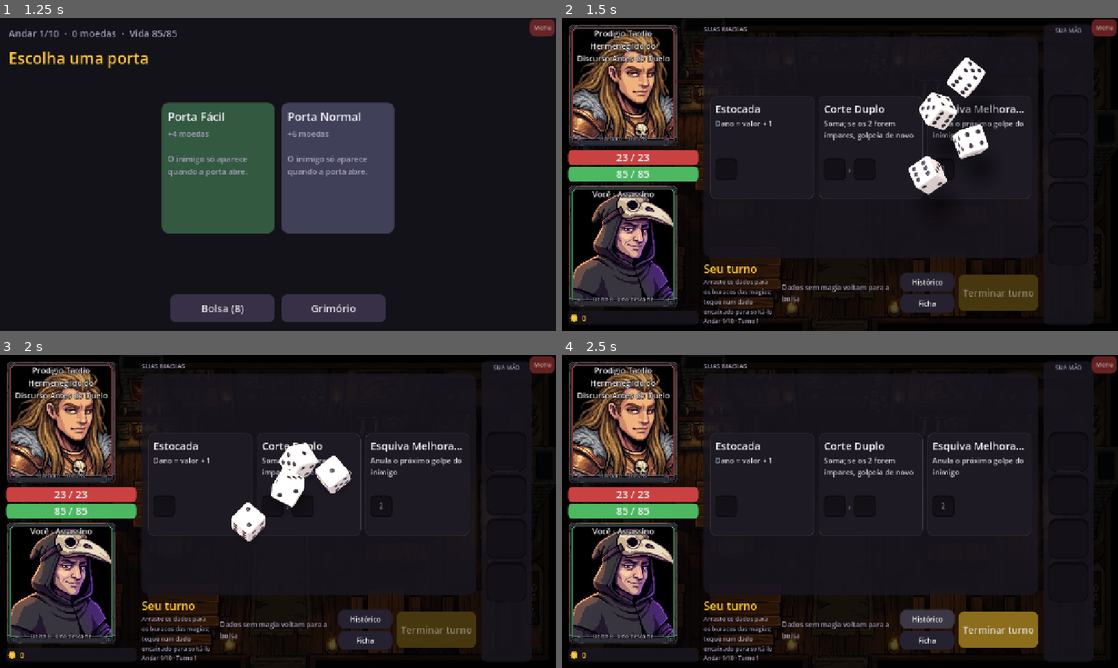
Above: before the commit, frames 1-4 (two rows, left to right).
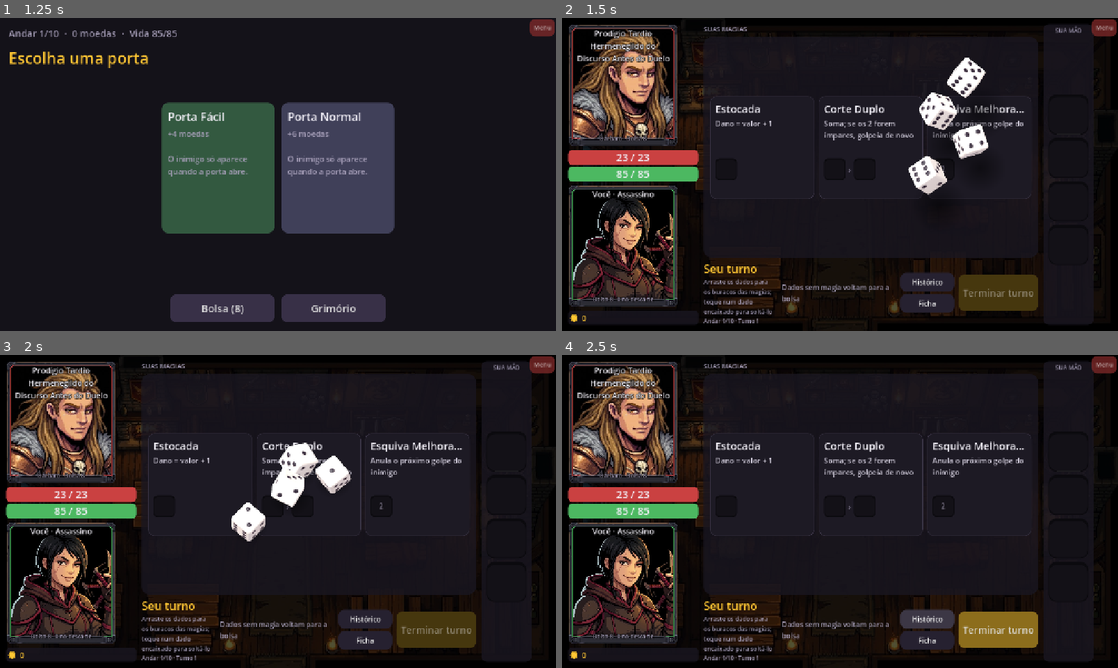
Above: after the commit, the same moments.

Repository: luizfsantos-alt/DICEMAXXXING
Game: Godot game, scene res://ui/main.tscn
Two runs of this game, one before a commit and one after it. Both use one fixed random seed, a clock stepped at 60 frames per second and the inputs below.
Inputs (mouse positions are in pixels of both pictures, inside the frame that each line leads up to):
- Up to frame 1 (1.25 s): click (116, 237) at 0.52 s
- Up to frame 2 (1.5 s): click (778, 168) at 1.27 s
- Up to frame 3 (2 s): no input
- Up to frame 4 (2.5 s): click "Histórico" at 2 s

Frame 1 is identical in both runs. In frame 2, 3.9% of the frame differs, in the area x 2-20%, y 55-90%; in frame 3, 3.9%; in frame 4, 3.9%.

Commit message:
Fotos do Assassino e do Metalurgista
- assassin_3 nova (espelhada para o objeto ficar à direita, como nas outras);
  assassin_1 e 2 são cópias das genéricas 1 e 2, que já eram assassinos.
- metallurgist_1..3: forjador de óculos, forjadora e mestre de monóculo.
- Rostos a 45% da largura (Portrait.FACE_X) e fundo preto puro.
- Portrait.WITH_ART inclui assassin e metallurgist.

Co-Authored-By: Claude Opus 5.5 <noreply@anthropic.com>
Claude-Session: https://claude.ai/code/session_01WYKQX2YieFEErCKCG9cej8

Diff:
--- a/ui/portrait.gd
+++ b/ui/portrait.gd
@@ -13,7 +13,7 @@
 	"perfectionist": Color(0.35, 0.7, 0.65), "vampire": Color(0.6, 0.12, 0.2), "barbarian": Color(0.75, 0.45, 0.2),
 }
 const ART_DIR := "res://assets/portraits/"
-const WITH_ART := ["sorcerer", "vampire", "barbarian"] ## O resto usa "generic".
+const WITH_ART := ["sorcerer", "vampire", "barbarian", "assassin", "metallurgist"] ## O resto usa "generic".
 const VARIATIONS := 3
 const BG := Color(0.0, 0.0, 0.0) ## Igual ao fundo da arte, para emendar.
 const FRAMES := {true: "frame_player.png", false: "frame_enemy.png"}
Binary file added: assets/portraits/assassin_1.png
Not shown, added: assets/portraits/assassin_1.png.import
Binary file added: assets/portraits/assassin_2.png
Not shown, added: assets/portraits/assassin_2.png.import
Binary file added: assets/portraits/assassin_3.png
Not shown, added: assets/portraits/assassin_3.png.import
Binary file added: assets/portraits/metallurgist_1.png
Not shown, added: assets/portraits/metallurgist_1.png.import
Binary file added: assets/portraits/metallurgist_2.png
Not shown, added: assets/portraits/metallurgist_2.png.import
Binary file added: assets/portraits/metallurgist_3.png
Not shown, added: assets/portraits/metallurgist_3.png.import
